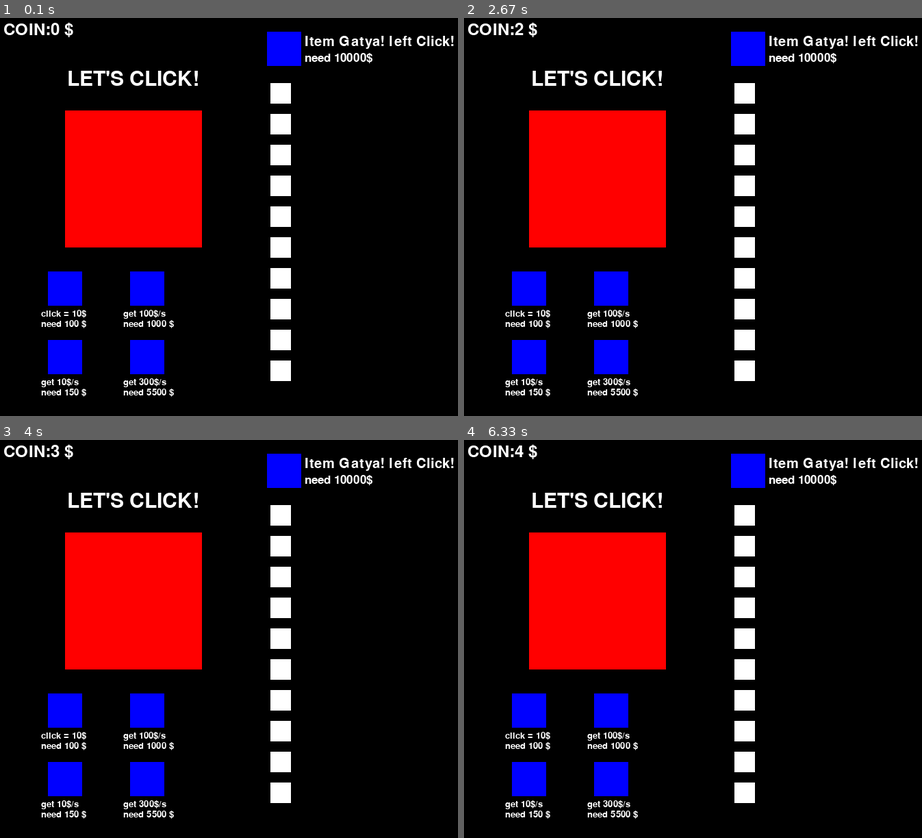
Above: before the commit, frames 1-4 (two rows, left to right).
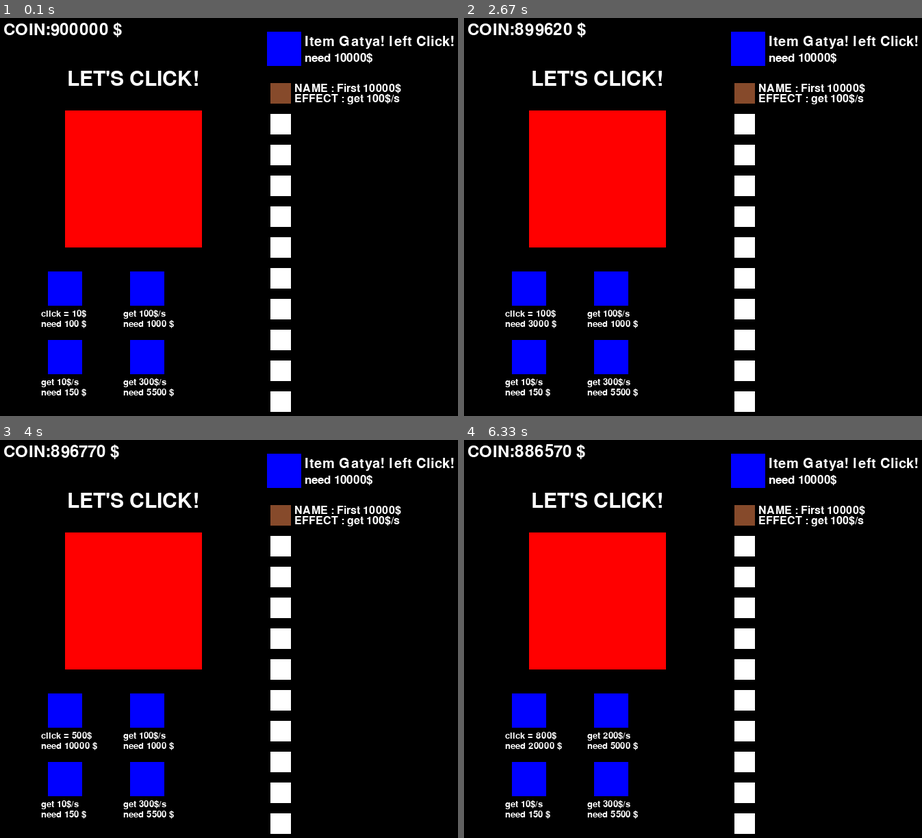
Above: after the commit, the same moments.

Repository: arikait0/pygame
Game: pygame game, started from main2.py
The game is run twice, just before and just after one commit, with the same random seed, the same clock (stepped at 60 frames per second) and the same inputs.
Inputs (mouse positions are in pixels of both pictures, inside the frame that each line leads up to):
- Up to frame 1 (0.1 s): no input
- Up to frame 2 (2.67 s): click (734, 220) at 0.38 s; click (528, 288) at 0.72 s; click (601, 224) at 1.22 s; click (564, 157) at 1.55 s; click (528, 288) at 2.38 s
- Up to frame 3 (4 s): click (73, 631) at 2.88 s; click (64, 710) at 3.72 s
- Up to frame 4 (6.33 s): click (528, 710) at 5.22 s; click (573, 563) at 5.72 s; click (605, 714) at 6.05 s

The runs differ from the first frame. In frame 1, 1.2% of the frame differs, in the area x 11-88%, y 1-99%; in frame 2, 1.4%; in frame 3, 1.3%; in frame 4, 1.5%.

Commit message:
sixth comit

Diff:
--- a/main2.py
+++ b/main2.py
@@ -136,7 +136,7 @@
   sprite_group.add(fac1, fac2, fac3, fac4, fac5, gt)
   # sprite_group.change_layer(tr, 0)
   # 関数などその他もろもろ
-  coin_num = 0
+  coin_num = 900000
   rise = 1
   clock_time = 0
   click_num = 0
@@ -145,6 +145,12 @@
   fac2_flag2 = False
   fac2_flag3 = False
   fac2_flag4 = False
+  fac2_flag5 = False
+  fac2_flag6 = False
+  fac2_flag7 = False
+  fac2_flag8 = False
+  fac2_flag9 = False
+  fac2_flag10 = False
   fac3_flag1 = False
   fac3_flag2 = False
   fac3_flag3 = False
@@ -168,7 +174,7 @@
   res1 = False
   res2 = False
   res3 = False
-
+  res4 = False
   item1 = False
   item2 = False
   item3 = False
@@ -179,6 +185,7 @@
   item8 = False
   item9 = False
   item10 = False
+  item11 = False
   # メインループ
   running = True
   money = 100
@@ -269,7 +276,32 @@
               coin_num -= 150
         # 2クリックrise
         if fac2.buy(event.pos):
-          if fac2_flag4 == False and fac2_flag3 == True:
+          if fac2_flag10 == False and fac2_flag9 == True:
+            if coin_num >= 200000:
+              fac2_flag10 = True
+              res4 = True
+              coin_num -= 200000
+          elif fac2_flag9 == False and fac2_flag8 == True:
+            if coin_num >= 150000:
+              fac2_flag9 = True
+              coin_num -= 150000
+          elif fac2_flag8 == False and fac2_flag7 == True:
+            if coin_num >= 100000:
+              fac2_flag8 = True
+              coin_num -= 100000
+          elif fac2_flag7 == False and fac2_flag6 == True:
+            if coin_num >= 55000:
+              fac2_flag7 = True
+              coin_num -= 55000
+          elif fac2_flag6 == False and fac2_flag5 == True:
+            if coin_num >= 40000:
+              fac2_flag6 = True
+              coin_num -= 40000
+          elif fac2_flag5 == False and fac2_flag4 == True:
+            if coin_num >= 20000:
+              fac2_flag5 = True
+              coin_num -= 20000
+          elif fac2_flag4 == False and fac2_flag3 == True:
             if coin_num >= 10000:
               fac2_flag4 = True
               coin_num -= 10000
@@ -291,12 +323,24 @@
         if fac1.click(event.pos):
           click_num += 1
           afk_time = 0
-          if fac2_flag4 == True:
+          if fac2_flag10 == True:
+            coin_num += 3000
+          elif fac2_flag9 == True:
+            coin_num += 2500
+          elif fac2_flag8 == True:
+            coin_num += 2000
+          elif fac2_flag7 == True:
+            coin_num += 1500
+          elif fac2_flag6 == True:
+            coin_num += 1000
+          elif fac2_flag5 == True:
+            coin_num += 800
+          elif fac2_flag4 == True:
+            coin_num += 500
+          elif fac2_flag3 == True:
             coin_num += 100
-          elif fac2_flag3 == True:
+          elif fac2_flag2 == True:
             coin_num += 50
-          elif fac2_flag2 == True:
-            coin_num += 20
           elif fac2_flag1 == True:
             coin_num += 10
           else:
@@ -308,9 +352,9 @@
           if item2 == True:
             coin_num += 10
           if item7 == True:
-            coin_num += 500
+            coin_num += 1000
           if item8 == True:
-            coin_num += 1000
+            coin_num += 3000
 
     font = pygame.font.Font(None, 36)
     text1 = font.render(F'COIN:{coin_num} $', True, (255, 255, 255))
@@ -326,21 +370,57 @@
     screen.blit(text2, (450, 55))
 
     # ２クリック
-    if fac2_flag4 == False and fac2_flag3 == True:
+    if fac2_flag10 == False and fac2_flag9 == True:
+      font = pygame.font.Font(None, 20)
+      text3 = font.render(F'click = 3000$', True, (255, 255, 255))
+      screen.blit(text3, (65, 430))
+      text4 = font.render(F'need 200000 $ ', True, (255, 255, 255))
+      screen.blit(text4, (65, 445))
+    elif fac2_flag9 == False and fac2_flag8 == True:
+      font = pygame.font.Font(None, 20)
+      text3 = font.render(F'click = 2500$', True, (255, 255, 255))
+      screen.blit(text3, (65, 430))
+      text4 = font.render(F'need 150000 $ ', True, (255, 255, 255))
+      screen.blit(text4, (65, 445))
+    elif fac2_flag8 == False and fac2_flag7 == True:
+      font = pygame.font.Font(None, 20)
+      text3 = font.render(F'click = 2000$', True, (255, 255, 255))
+      screen.blit(text3, (65, 430))
+      text4 = font.render(F'need 100000 $ ', True, (255, 255, 255))
+      screen.blit(text4, (65, 445))
+    elif fac2_flag7 == False and fac2_flag6 == True:
+      font = pygame.font.Font(None, 20)
+      text3 = font.render(F'click = 1500$', True, (255, 255, 255))
+      screen.blit(text3, (65, 430))
+      text4 = font.render(F'need 55000 $ ', True, (255, 255, 255))
+      screen.blit(text4, (65, 445))
+    elif fac2_flag6 == False and fac2_flag5 == True:
+      font = pygame.font.Font(None, 20)
+      text3 = font.render(F'click = 1000$', True, (255, 255, 255))
+      screen.blit(text3, (65, 430))
+      text4 = font.render(F'need 40000 $ ', True, (255, 255, 255))
+      screen.blit(text4, (65, 445))
+    elif fac2_flag5 == False and fac2_flag4 == True:
+      font = pygame.font.Font(None, 20)
+      text3 = font.render(F'click = 800$', True, (255, 255, 255))
+      screen.blit(text3, (65, 430))
+      text4 = font.render(F'need 20000 $ ', True, (255, 255, 255))
+      screen.blit(text4, (65, 445))
+    elif fac2_flag4 == False and fac2_flag3 == True:
+      font = pygame.font.Font(None, 20)
+      text3 = font.render(F'click = 500$', True, (255, 255, 255))
+      screen.blit(text3, (65, 430))
+      text4 = font.render(F'need 10000 $ ', True, (255, 255, 255))
+      screen.blit(text4, (65, 445))
+    elif fac2_flag3 == False and fac2_flag2 == True:
       font = pygame.font.Font(None, 20)
       text3 = font.render(F'click = 100$', True, (255, 255, 255))
       screen.blit(text3, (65, 430))
-      text4 = font.render(F'need 10000 $ ', True, (255, 255, 255))
-      screen.blit(text4, (65, 445))
-    elif fac2_flag3 == False and fac2_flag2 == True:
+      text4 = font.render(F'need 3000 $ ', True, (255, 255, 255))
+      screen.blit(text4, (65, 445))
+    elif fac2_flag2 == False and fac2_flag1 == True:
       font = pygame.font.Font(None, 20)
       text3 = font.render(F'click = 50$', True, (255, 255, 255))
-      screen.blit(text3, (65, 430))
-      text4 = font.render(F'need 3000 $ ', True, (255, 255, 255))
-      screen.blit(text4, (65, 445))
-    elif fac2_flag2 == False and fac2_flag1 == True:
-      font = pygame.font.Font(None, 20)
-      text3 = font.render(F'click = 20$', True, (255, 255, 255))
       screen.blit(text3, (65, 430))
       text4 = font.render(F'need 500 $ ', True, (255, 255, 255))
       screen.blit(text4, (65, 445))
@@ -530,7 +610,7 @@
       font = pygame.font.Font(None, 24)
       text3 = font.render(F'NAME : Rera auto machine', True, (255, 255, 255))
       screen.blit(text3, (435, 370))
-      text3 = font.render(F'EFFECT : get 500$/s', True, (255, 255, 255))
+      text3 = font.render(F'EFFECT : get 1000$/s', True, (255, 255, 255))
       screen.blit(text3, (435, 385))
     else:
       screen.fill((WHITE), (400, 370, 30, 30))
@@ -542,7 +622,7 @@
       font = pygame.font.Font(None, 24)
       text3 = font.render(F'NAME : Rera click machine', True, (255, 255, 255))
       screen.blit(text3, (435, 415))
-      text3 = font.render(F'EFFECT : click +500$', True, (255, 255, 255))
+      text3 = font.render(F'EFFECT : click +1000$', True, (255, 255, 255))
       screen.blit(text3, (435, 430))
     else:
       screen.fill((WHITE), (400, 415, 30, 30))
@@ -554,7 +634,7 @@
       font = pygame.font.Font(None, 24)
       text3 = font.render(F'NAME : God click machine', True, (255, 255, 255))
       screen.blit(text3, (435, 460))
-      text3 = font.render(F'EFFECT : click + 1000$', True, (255, 255, 255))
+      text3 = font.render(F'EFFECT : click + 3000$', True, (255, 255, 255))
       screen.blit(text3, (435, 475))
     else:
       screen.fill((WHITE), (400, 460, 30, 30))
@@ -566,10 +646,22 @@
       font = pygame.font.Font(None, 24)
       text3 = font.render(F'NAME : God click machine', True, (255, 255, 255))
       screen.blit(text3, (435, 505))
-      text3 = font.render(F'EFFECT : click + 1000$', True, (255, 255, 255))
+      text3 = font.render(F'EFFECT : click + 3000$', True, (255, 255, 255))
       screen.blit(text3, (435, 520))
     else:
       screen.fill((WHITE), (400, 505, 30, 30))
+      # item11
+    if res4 == True and item11 == False:
+      item9 = True
+    if item9 == True:
+      screen.fill((KIN), (400, 550, 30, 30))
+      font = pygame.font.Font(None, 24)
+      text3 = font.render(F'NAME : MAX CLICK PAWER!', True, (255, 255, 255))
+      screen.blit(text3, (435, 550))
+      text3 = font.render(F'EFFECT : Nothing to give.', True, (255, 255, 255))
+      screen.blit(text3, (435, 565))
+    else:
+      screen.fill((WHITE), (400, 550, 30, 30))
 
       # 一秒間に貰えるお金の計算をする場所
     clock_time += clock.get_time()
@@ -610,7 +702,9 @@
       if item1 == True:
         coin_num += 100
       if item6 == True:
-        coin_num += 500
+        coin_num += 1000
+      if item9 == True:
+        coin_num += 3000
     pygame.display.flip()
     clock.tick(60)
     sprite_group.update()
